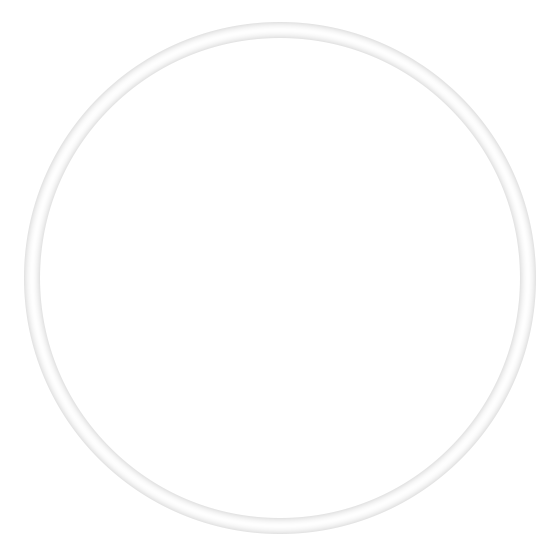
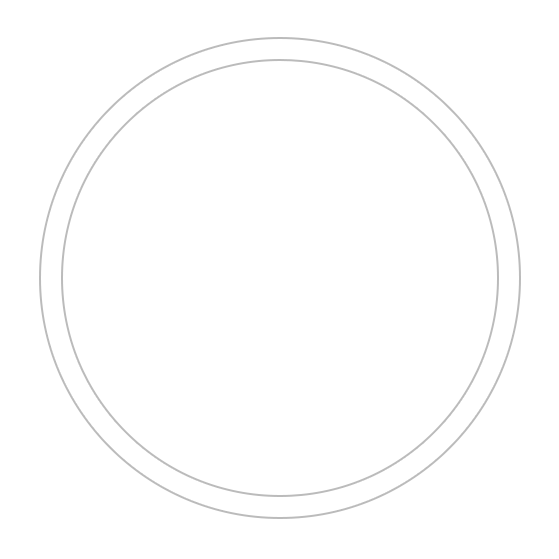
Layered file, before and after one edit (559x559). Changes by layer:
added layer "Ellipse 2" above "Ellipse 1" over [39,37,521,519]
hid "Ellipse 1", painted on it, unmasked it over [24,22,536,534]
